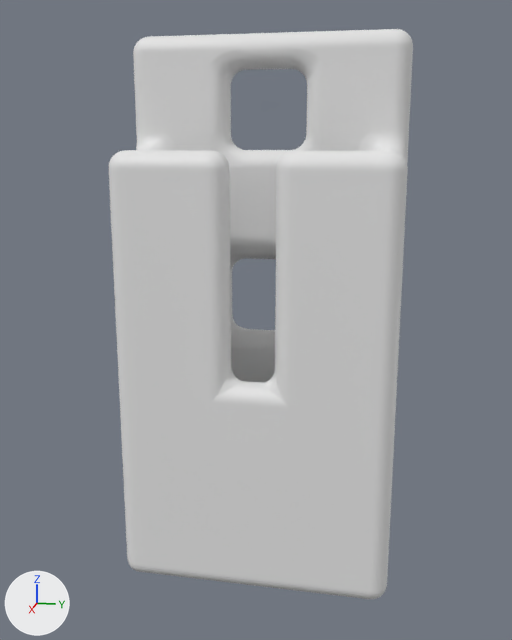
Before and after pictures for a commit that changed the Blender file 3D containers/Hook/Hook.blend.
Both versions are drawn from a 50 mm camera at (62.1, 12.0, 40.4) aimed at (1.0, -0.2, 25.1). Every picture has the same lights, and +X, +Y and +Z are marked at lower left.

Objects in the first picture: 'HookHolder'.
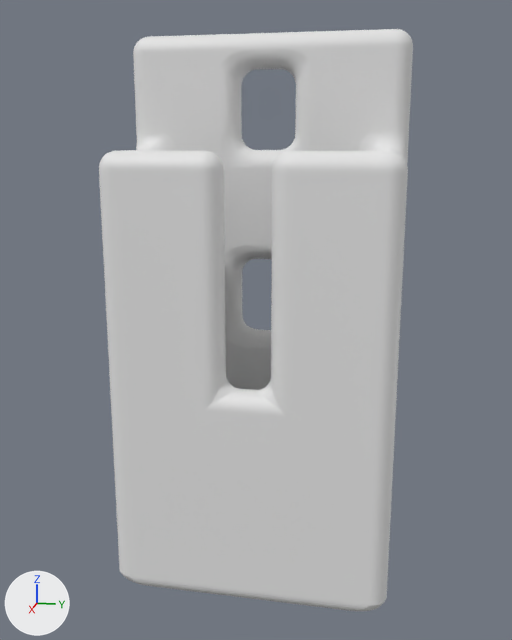
Pixel boxes [x1, y1, x2, y2] of what changed, in the pictures (512 x 640 px):
'HookHolder', reshaped
    before: [108, 29, 413, 599]
    after: [99, 29, 413, 611]

The change, as a diff of the scene's bpy script:
```diff
--- a/3D containers/Hook/Hook.blend.py
+++ b/3D containers/Hook/Hook.blend.py
@@ me_cube_023 @@
+me_cube_023.from_pydata(...)  # 7264 vertices, 7252 faces; spans x -5.0..7.0, y -12.5..12.5, z 0.0..50.0
@@ ob_hookholder @@
-ob_hookholder = bpy.data.objects.new('HookHolder', me_cube_015)
+ob_hookholder = bpy.data.objects.new('HookHolder', me_cube_023)
 ob_hookholder.location = (0.0, 0.0, 0.0)
```
